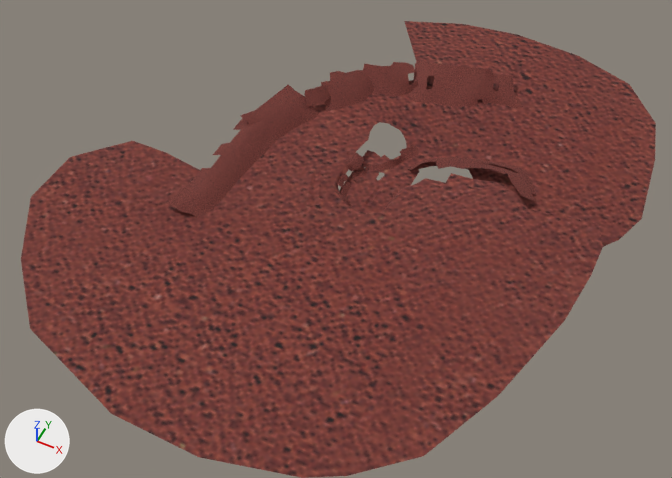
A saved change to the COLLADA model assets/3d/Mars_Assets/terrain.dae.
Both versions are drawn from a 50 mm lens placed at (254.0, -584.0, 653.0), pointed at (-17.0, -43.0, -22.0). The axes (+X, +Y, +Z) are drawn at lower left. The lights are the same throughout. Where no turn or scale is listed for an object, it has been applied to the vertices.

In view in the first picture: 'Node', 'terrain'.
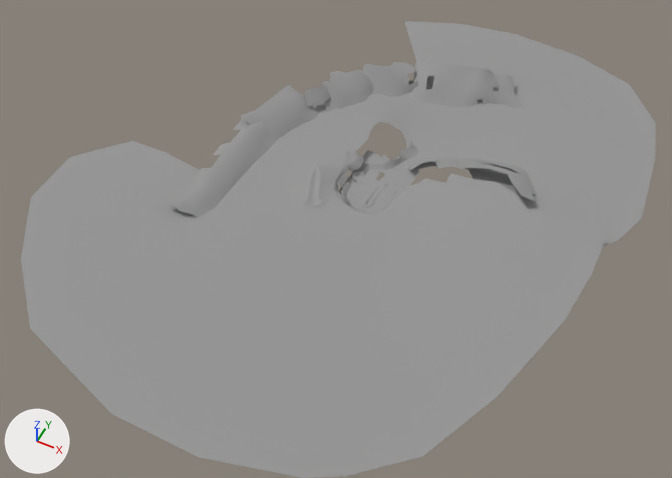
Diff of the bpy script that builds the scene:
```diff
--- a/assets/3d/Mars_Assets/terrain.dae.py
+++ b/assets/3d/Mars_Assets/terrain.dae.py
@@ mat_3___default @@
+mat_3___default = principled_material('_3_-_Default')
+mat_3___default.base_color = (0.305, 0.305, 0.305)  # grey #969696
+mat_3___default.roughness = 0.9
@@ me_dirt_mound @@
 me_dirt_mound.from_pydata(...)  # 888 vertices, 1303 faces; spans x -154.0..152.0, y -105.0..229.0, z -7.0..28.0
-me_dirt_mound.materials.append(mat_terrain)  # picture img_dirt_png
+me_dirt_mound.materials.append(mat_3___default)  # grey #969696
@@ me_terrain @@
 me_terrain.from_pydata(...)  # 3072 vertices, 5850 faces; spans x -260.0..271.0, y -395.0..244.0, z -1.0..22.0
-me_terrain.materials.append(mat_terrain)  # picture img_dirt_png
+me_terrain.materials.append(mat_3___default)  # grey #969696
```

Where the change shows, as pixel boxes [x1, y1, x2, y2] in the pictures (672 x 478 px):
'terrain', recoloured (brown to grey): [21, 21, 656, 478] in both
'Node', recoloured (brown to grey): [167, 61, 537, 218] in both
